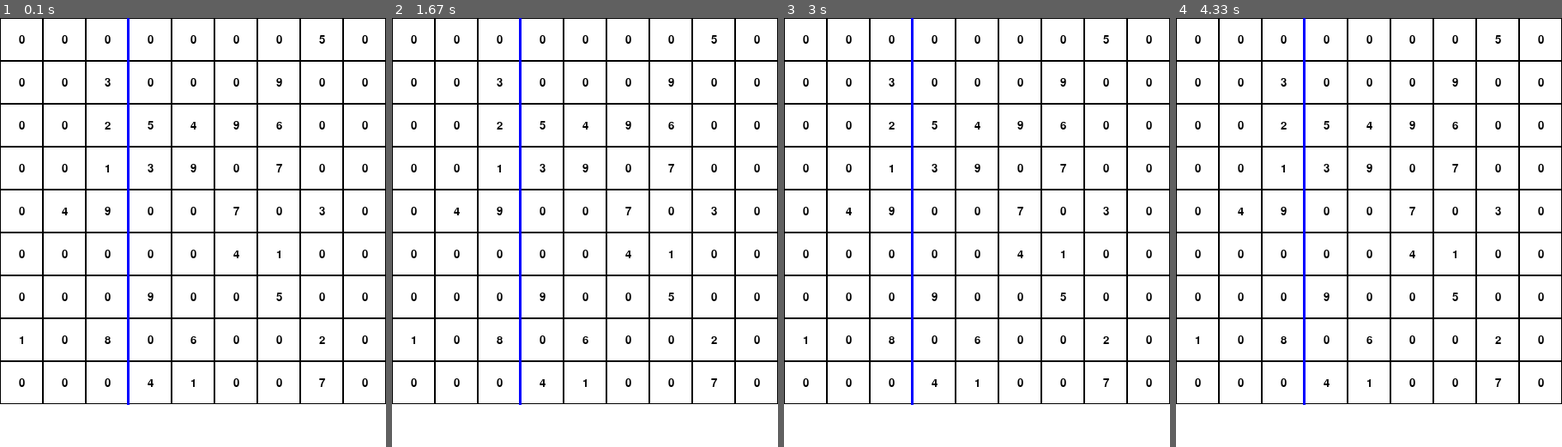
Above: before the commit, frames 1-4 (left to right).
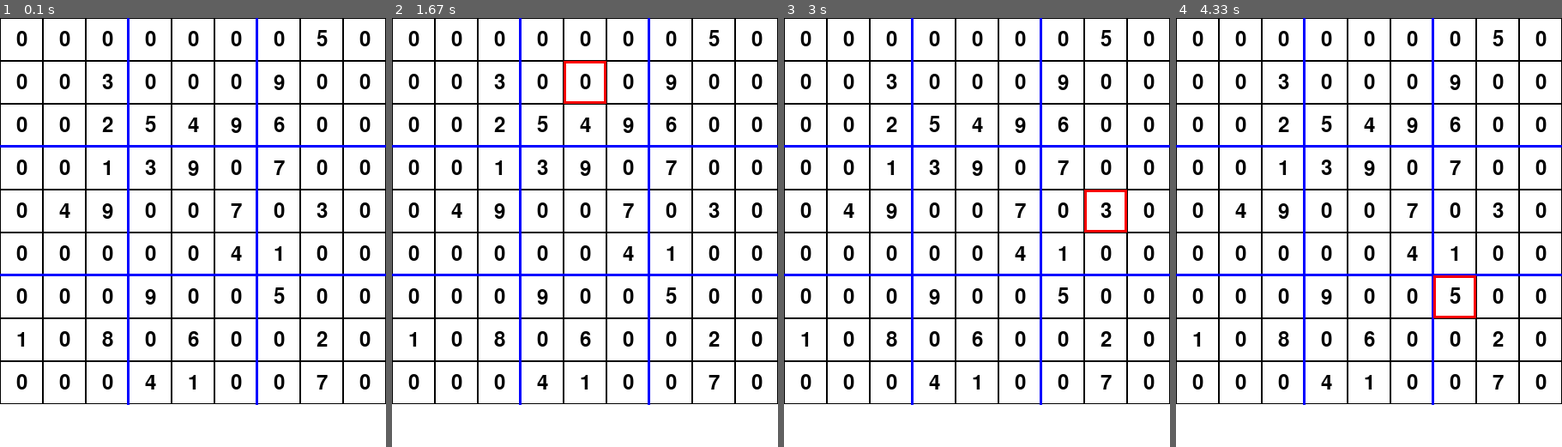
Above: after the commit, the same moments.

Repository: DYSTOpyy/suGOku
Game: pygame game, started from test_pygame_2.py
Two runs of this game, one before a commit and one after it. Both use one fixed random seed, a clock stepped at 60 frames per second and the inputs below.
Inputs (mouse positions are in pixels of both pictures, inside the frame that each line leads up to):
- Up to frame 1 (0.1 s): no input
- Up to frame 2 (1.67 s): click (585, 232) at 0.38 s; click (492, 236) at 0.72 s; click (642, 82) at 1.05 s; click (592, 86) at 1.38 s
- Up to frame 3 (3 s): click (980, 279) at 1.72 s; click (1077, 301) at 2.05 s; click (1077, 193) at 2.38 s; click (1115, 198) at 2.72 s
- Up to frame 4 (4.33 s): click (1504, 318) at 3.05 s; click (1384, 215) at 3.38 s; click (1284, 155) at 3.72 s; click (1473, 279) at 4.05 s

The runs differ from the first frame. In frame 1, 7.9% of the frame differs, in the area x 0-100%, y 0-91%; in frame 2, 8.1%; in frame 3, 8.1%; in frame 4, 8.1%.

Commit message:
highlight d'une case lorsqu'elle est sélectionné

Diff:
--- a/algorythm.py
+++ b/algorythm.py
@@ -2,11 +2,16 @@
 from math import *
 from tqdm import tqdm
 
-TAILLE: int = 16
-
-def afficher_grille (grille, plan:int) :
+TAILLE: int = 9
+
+def afficher_grille (grille:np.ndarray, plan:int) -> None:
     """ afficher comme une grille un des plan de la matrice
-    (0:sudoku, 123...:possibilités) """
+    (0:sudoku, 123...:possibilités).
+
+    Arguments :
+    grille  : numpy.ndarray  -- la grille de jeu à afficher
+    plan    : int            -- le plan de la grille à afficher
+    """
 
     print("Affichage du plan n°",plan)
     # pour chaque ligne
@@ -48,8 +53,12 @@
 
     print("Nombre d'indices total :", grille[0][TAILLE][TAILLE])
 
-def maj_compteurs (grille) :
-    """ met a jour les compteurs de nb de cases par ligne/colonne/carré """
+def maj_compteurs (grille:np.ndarray) -> None:
+    """ met a jour les compteurs de nb de cases par ligne/colonne/carré
+
+    Arguments :
+    grille  : numpy.ndarray  -- la grille de jeu avec les compteurs
+    """
 
     for line in range (TAILLE) :
         for column in range (TAILLE) :
@@ -60,9 +69,16 @@
                 grille[0][TAILLE][TAILLE] += 1
                 grille[0][TAILLE+1][(line//int(sqrt(TAILLE)))*int(sqrt(TAILLE))+(column//int(sqrt(TAILLE)))] += 1       # maj des carrés
 
-def is_okay_case (grille, valeur:int, ligne:int, col:int) :
+def is_okay_case (grille:np.ndarray, valeur:int, ligne:int, col:int) -> bool :
     """ vérifie si une valeur est possible à un endroit ligne/col donné
-    dans la grille de jeu """
+    dans la grille de jeu
+
+    Arguments :
+    grille  : numpy.ndarray -- la grille de jeu contenant la case à vérifier
+    valeur  : int           -- la valeur à tester
+    ligne   : int           -- la ligne sur laquelle est la case
+    col     : int           -- la colonne sur laquelle est la case
+    """
 
     for i in range (TAILLE) :
 
@@ -73,10 +89,14 @@
 
     return True
 
-def is_okay_grille (grille) :
+def is_okay_grille (grille:np.ndarray) -> bool :
     """ prend n'importe quelle grille COMPLETE et renvoi si elle est valide
     ou non selon les contraintes, sans distinction de case (déjà là ou
-    rentrée manuellement) """
+    rentrée manuellement)
+
+    Arguments :
+    grille  : numpy.ndarray -- la grille de jeu à vérifier
+    """
 
     for line in range (TAILLE) :
         for column in range (TAILLE) :
@@ -88,9 +108,13 @@
     return True
 
 
-def remplir_possibilite (grille) :
+def remplir_possibilite (grille:np.ndarray) -> None :
     """ rempli toute la matrice 3D de sorte a avoir des 1 sur le plan X si X
-    est possible d'être mis à cette case """
+    est possible d'être mis à cette case
+
+    Arguments :
+    grille  : numpy.ndarray -- la grille de jeu 3D à remplir
+    """
 
     for line in range (TAILLE) :
         for column in range (TAILLE) :
@@ -103,16 +127,22 @@
 
                         grille[valeur][line][column] = 1
 
-def algo_backtracking (grille, ligne:int, col:int) :
+def algo_backtracking (grille:np.ndarray, ligne:int, col:int) -> bool :
     """ resout avec le backtracking mais sans afficher si solution unique
-    ou pas """
+    ou pas
+
+    Arguments :
+    grille  : numpy.ndarray -- la grille de jeu à résoudre
+    ligne   : int           -- ligne de la case testée actuellement (pour la récursivité)
+    col     : int           -- colonne de la case testée actuellement (pour la récursivité)
+    """
 
     # condition d'arrêt : si on a parcouru toute la grille cad arrivé en case (TAILLE, TAILLE)
     if (ligne >= TAILLE
         or col >= TAILLE) :
         return True
 
-    # si la case n'est pas vide on passe à la suivante
+    # ne vérifier que les cases qui ne sont pas pré-remplies
     elif (grille[0][ligne][col] != 0) :
 
         return algo_backtracking(grille, ligne+(col+1)//TAILLE, (col+1)%TAILLE)
@@ -132,8 +162,16 @@
         return False
 
 def algo_backtracking_multiples (grille, ligne:int, col:int, bar) -> int :
-    """ RENVOIE UNIQUEMENT LE NOMBRE DE SOLUTION & MODIFIE LA MATRICE D'ENTREE !!
-    (elle deviendra la dernière solution trouvée si y en a plusieurs) """
+    """ cherche le nombre de solutions possible à un sudoku, TRES LONG
+    RENVOIE UNIQUEMENT LE NOMBRE DE SOLUTION & MODIFIE LA MATRICE D'ENTREE !!
+    (elle deviendra la dernière solution trouvée si y en a plusieurs)
+
+    Arguments :
+    grille  : numpy.ndarray -- la grille de jeu à résoudre
+    ligne   : int           -- ligne de la case testée actuellement (pour la récursivité)
+    col     : int           -- colonne de la case testée actuellement (pour la récursivité)
+    bar                     -- pour la barre de chargement dans le terminal (A ENLEVER)
+    """
 
     # condition d'arrêt : si on a parcouru toute la grille cad arrivé en case (TAILLE, TAILLE)
     if (ligne >= TAILLE
@@ -159,8 +197,13 @@
         grille[0][ligne][col] = 0
         return n
 
-def backtracking (grille, printNbSolution: bool = False) :
-    """ lance l'algo de résolution avec ou sans le nb de solutions """
+def backtracking (grille: np.ndarray, printNbSolution: bool = False) :
+    """ lance l'algo de résolution avec ou sans le nb de solutions
+
+    Arguments :
+    grille          : numpy.ndarray -- la grille de jeu à résoudre
+    printNbSolution : bool          -- choix du mode (solutions multiples ou non)
+    """
 
     if printNbSolution :
         n = 3265920             # 9 factorielle * 9
@@ -172,8 +215,12 @@
     else :
         algo_backtracking(grille, 0, 0)
 
-def line_to_grille (input : str) :
-    """ transformer une ligne de texte sudoku en grille """
+def line_to_grille (input : str) -> np.ndarray :
+    """ transformer une ligne de texte sudoku en grille
+
+    Arguments :
+    input   : str   -- la ligne de texte formatée à convertir
+    """
 
     grille = np.zeros((TAILLE+1, TAILLE+2, TAILLE+1), dtype=int)
     for i in range (len(input)) :
@@ -186,8 +233,12 @@
 
     return grille
 
-def grille_to_line (grille) -> str:
-    """ transformer une grille en ligne de texte sudoku """
+def grille_to_line (grille:np.ndarray) -> str:
+    """ transformer une grille en ligne de texte sudoku
+
+    Arguments :
+    grille  : numpy.ndarray -- la grille de jeu à convertir
+    """
 
     output = ""
     for line in range (TAILLE) :
@@ -202,7 +253,8 @@
     return output
 
 grille = np.zeros((TAILLE+1,TAILLE+2,TAILLE+1), dtype=int)
-"""grille[0] = [[0, 0, 0, 0, 0, 0, 0, 1, 0, 0,],
+print(type(grille))
+grille[0] = [[0, 0, 0, 0, 0, 0, 0, 1, 0, 0,],
              [0, 0, 0, 0, 4, 0, 0, 0, 0, 0,],
              [0, 3, 2, 1, 9, 0, 0, 8, 0, 0,],
              [0, 0, 5, 3, 0, 0, 9, 0, 4, 0,],
@@ -212,26 +264,7 @@
              [5, 0, 0, 0, 3, 0, 0, 2, 7, 0,],
              [0, 0, 0, 0, 0, 0, 0, 0, 0, 0,],
              [0, 0, 0, 0, 0, 0, 0, 0, 0, 0,],
-             [0, 0, 0, 0, 0, 0, 0, 0, 0, 0,]] """
-
-grille[0] = [[0, 15, 0, 1, 0, 2, 10, 14, 12, 0, 0, 0, 0, 0, 0, 0, 0],
-[0, 6, 3, 16, 12, 0, 8, 4, 14, 15, 1, 0, 2, 0, 0, 0, 0],
-[14, 0, 9, 7, 11, 3, 15, 0, 0, 0, 0, 0, 0, 0, 0, 0, 0],
-[4, 13, 2, 12, 0, 0, 0, 0, 6, 0, 0, 0, 0, 15, 0, 0, 0],
-[0, 0, 0, 0, 14, 1, 11, 7, 3, 5, 10, 0, 0, 8, 0, 12, 0],
-[3, 16, 0, 0, 2, 4, 0, 0, 0, 14, 7, 13, 0, 0, 5, 15, 0],
-[11, 0, 5, 0, 0, 0, 0, 0, 0, 9, 4, 0, 0, 6, 0, 0, 0],
-[0, 0, 0, 0, 13, 0, 16, 5, 15, 0, 0, 12, 0, 0, 0, 0, 0],
-[0, 0, 0, 0, 9, 0, 1, 12, 0, 8, 3, 10, 11, 0, 15, 0, 0],
-[2, 12, 0, 11, 0, 0, 14, 3, 5, 4, 0, 0, 0, 0, 9, 0, 0],
-[6, 3, 0, 4, 0, 0, 13, 0, 0, 11, 9, 1, 0, 12, 16, 2, 0],
-[0, 0, 10, 9, 0, 0, 0, 0, 0, 0, 12, 0, 8, 0, 6, 7, 0],
-[12, 8, 0, 0, 16, 0, 0, 10, 0, 13, 0, 0, 0, 5, 0, 0, 0],
-[5, 0, 0, 0, 3, 0, 4, 6, 0, 1, 15, 0, 0, 0, 0, 0, 0],
-[0, 9, 1, 6, 0, 14, 0, 11, 0, 0, 2, 0, 0, 0, 10, 8, 0],
-[0, 14, 0, 0, 0, 13, 9, 0, 4, 12, 11, 8, 0, 0, 2, 0, 0],
-[0, 0, 0, 0, 0, 0, 0, 0, 0, 0, 0, 0, 0, 0, 0, 0, 0],
-[0, 0, 0, 0, 0, 0, 0, 0, 0, 0, 0, 0, 0, 0, 0, 0, 0]]
+             [0, 0, 0, 0, 0, 0, 0, 0, 0, 0,]]
 
 maj_compteurs(grille)
 #remplir_possibilite(grille)
--- a/test_pygame_2.py
+++ b/test_pygame_2.py
@@ -7,6 +7,14 @@
 continuer = True
 nb_cases_cote = 9
 TAILLE = 9
+TAILLE_CASE = min(fenetre.get_size()) / nb_cases_cote # min renvoie la valeur minimale d'une liste, ici la dimension de la fenêtre
+
+def highlight (x,y) :
+
+    x = x // TAILLE_CASE
+    y = y // TAILLE_CASE
+
+    pygame.draw.rect(fenetre, [255,0,0], [x*TAILLE_CASE, y*TAILLE_CASE, TAILLE_CASE, TAILLE_CASE], 3) # dessin rectangle
 
 grille = np.zeros((TAILLE+1,TAILLE+2,TAILLE+1), dtype=int)
 grille[0] = [[0, 0, 0, 0, 0, 0, 0, 1, 0, 0,],
@@ -21,11 +29,10 @@
              [0, 0, 0, 0, 0, 0, 0, 0, 0, 0,],
              [0, 0, 0, 0, 0, 0, 0, 0, 0, 0,]]
 
-taille_case = min(fenetre.get_size()) / nb_cases_cote # min renvoie la valeur minimale d'une liste, ici la dimension de la fenêtre
-print(taille_case)
+print(TAILLE_CASE)
 
-font = pygame.font.SysFont("",20)
-
+font = pygame.font.SysFont("",35)
+flag = 0
 while continuer:
     fenetre.fill((255,255,255))
 
@@ -37,15 +44,25 @@
 
         #if event.type == MOUSEBUTTONDOWN:  # on click
             # récuperer les coords et selon elle,
+        if event.type == MOUSEBUTTONDOWN:
+            selected_x, selected_y = pygame.mouse.get_pos()
+            flag = 1
 
     for x in range(TAILLE):  # ligne
         for y in range(TAILLE):  # colonne
 
-            pygame.draw.rect(fenetre, [0]*3, [x*taille_case, y*taille_case, taille_case, taille_case], 1) # dessin rectangle
-            pygame.draw.line(fenetre, [0,0,255], [taille_case*3-1, 0], [ taille_case*3-1, taille_case*TAILLE], 3)
+            pygame.draw.rect(fenetre, [0]*3, [x*TAILLE_CASE, y*TAILLE_CASE, TAILLE_CASE, TAILLE_CASE], 1) # dessin rectangle
             lettre = font.render("%d" % grille[0][x][y], True, [0]*3) # la valeur de la case du sudoku
             lettre_rect = lettre.get_rect()
-            lettre_rect.center = [x*taille_case + 1/2*taille_case, y*taille_case + 1/2*taille_case] # mise du centre du rect au milieu de la case
+            lettre_rect.center = [x*TAILLE_CASE + 1/2*TAILLE_CASE, y*TAILLE_CASE + 1/2*TAILLE_CASE] # mise du centre du rect au milieu de la case
             fenetre.blit( lettre , lettre_rect ) # on blit le tout
 
+    pygame.draw.line(fenetre, [0,0,255], [TAILLE_CASE*3-1, 0], [ TAILLE_CASE*3-1, TAILLE_CASE*TAILLE], 3)
+    pygame.draw.line(fenetre, [0,0,255], [ TAILLE_CASE*TAILLE, TAILLE_CASE*3-1], [ 0 , TAILLE_CASE*3-1], 3)
+    pygame.draw.line(fenetre, [0,0,255], [TAILLE_CASE*6-1, 0], [ TAILLE_CASE*6-1, TAILLE_CASE*TAILLE], 3)
+    pygame.draw.line(fenetre, [0,0,255], [ TAILLE_CASE*TAILLE, TAILLE_CASE*6-1], [ 0 , TAILLE_CASE*6-1], 3)
+
+    if flag == 1:
+        highlight(selected_x, selected_y)
+
     pygame.display.flip()
